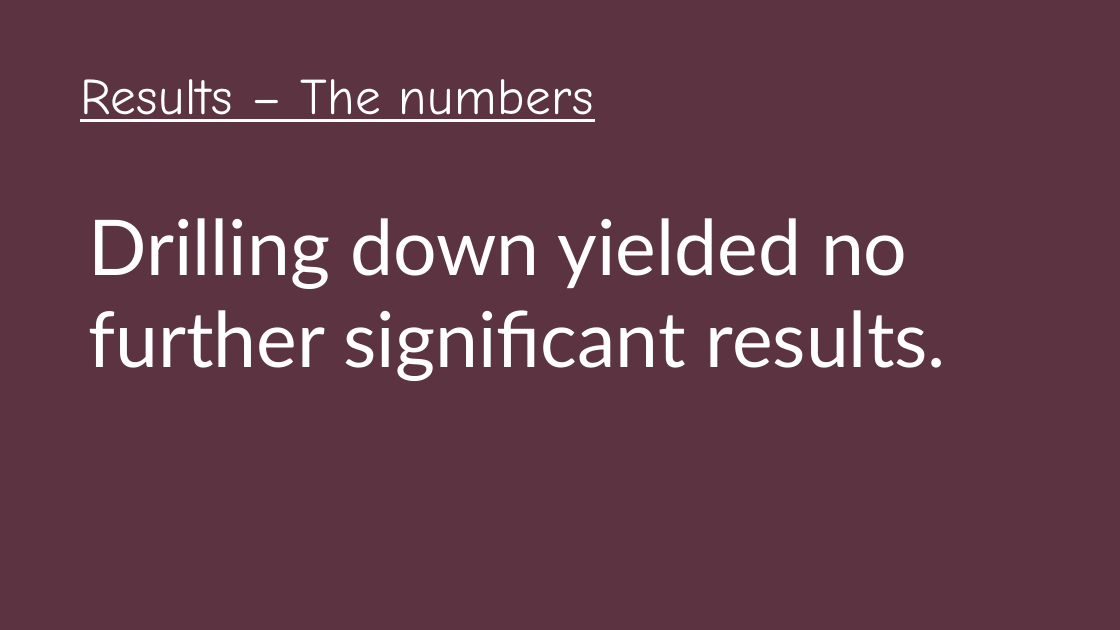
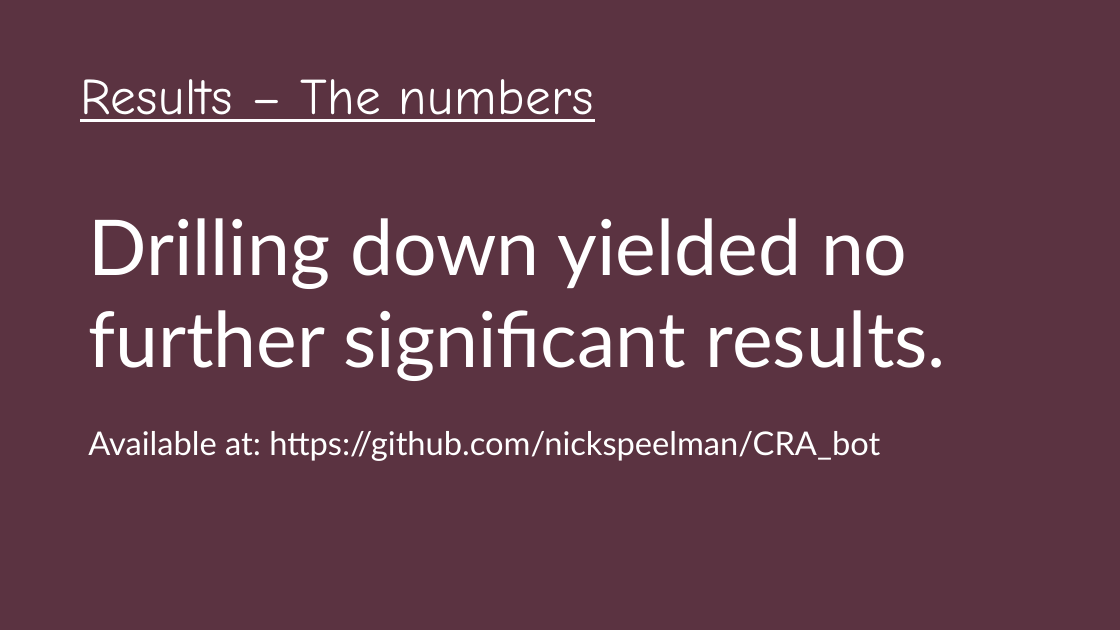
Before and after one commit to nickspeelman/CRA_bot, a slide deck: slide 26 of Causing Confusion in The Chinese Room.pptx. Drawn at 1120x630 pixels with LibreOffice and Linux fonts; fonts in the diff are those of the drawing. Boxes give left, top, right and bottom in pixels: in the first picture for what was removed or moved away, otherwise in the second. Text is boxed around its words. In the diff, an @@ line names an element or a change of style, - is before the commit and + after.

```diff
--- a/Causing Confusion in The Chinese Room.pptx
+++ b/Causing Confusion in The Chinese Room.pptx
@@ text at (88, 431, 880, 461): paragraph added @@
+Available at: https://github.com/nickspeelman/CRA_bot
```
Also in this commit, not shown: 5 other slides changed, 1 other file.
